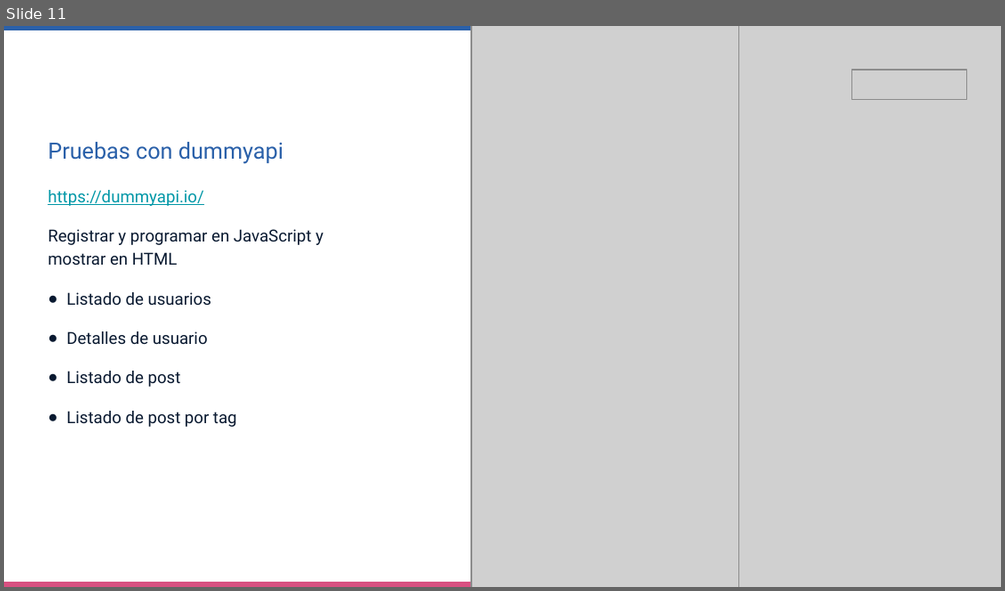
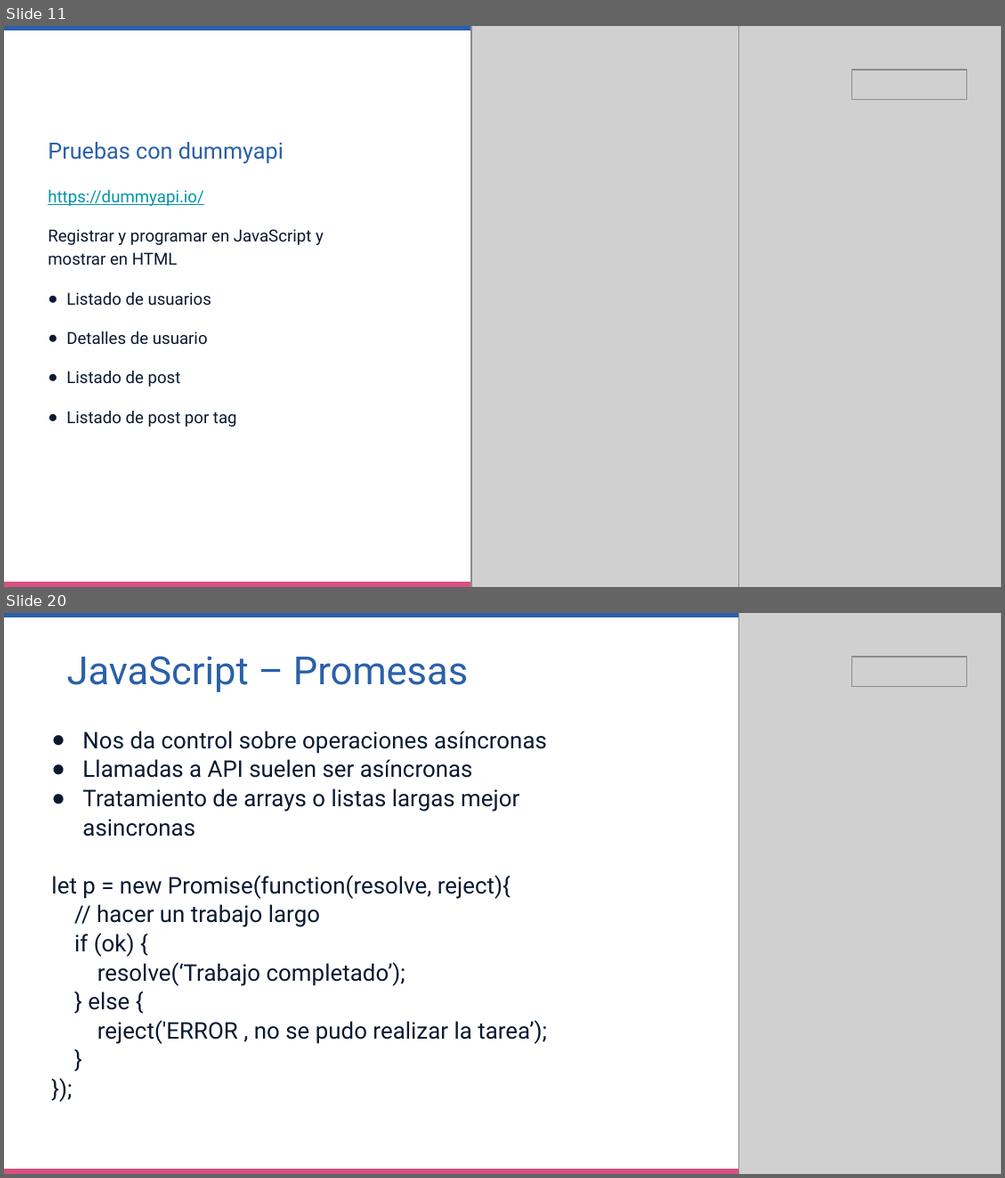
Before and after one commit to daaniad/jsAvanzado, a slide deck: 20221112_JavaScript_Avanzado_Promo3.pptx. Shown one above the other, each under a label of ours: slide 11 before the commit, slides 11 and 20 after it; the slides between them are not shown. The pictures are 1005x591 and 1005x1178 pixels, drawn with LibreOffice and Linux fonts; fonts in the diff are those of the drawing; grey boxes stand for pictures; background and template pictures are left out. Boxes give left, top, right and bottom in pixels: in the first picture for what was removed or moved away, otherwise in the second. Text is boxed around its words. In the diff, an @@ line names an element or a change of style, - is before the commit and + after.

```diff
--- a/20221112_JavaScript_Avanzado_Promo3.pptx
+++ b/20221112_JavaScript_Avanzado_Promo3.pptx
@@ slide 20 added at (x1=4, y1=613, x2=1001, y2=1174), background #FFFFFF; not listed: 2 template elements that a slide beside it also shows @@
@@ picture added at (x1=738, y1=613, x2=1001, y2=1174) @@
@@ title added at (x1=67, y1=656, x2=468, y2=692), 28 pt, text #2A60A9 @@
+JavaScript – Promesas
@@ picture added at (x1=852, y1=657, x2=967, y2=687) @@
@@ text added at (x1=51, y1=730, x2=547, y2=1044), 16.6 pt, text #091930 @@
+● Nos da control sobre operaciones asíncronas
+● Llamadas a API suelen ser asíncronas
+● Tratamiento de arrays o listas largas mejor asincronas
+let p = new Promise(function(resolve, reject){
+// hacer un trabajo largo
+if (ok) {
+resolve(‘Trabajo completado’);
+} else {
+reject('ERROR , no se pudo realizar la tarea’);
+}
+});
```
Also in this commit, not shown: 11 other slides added.
